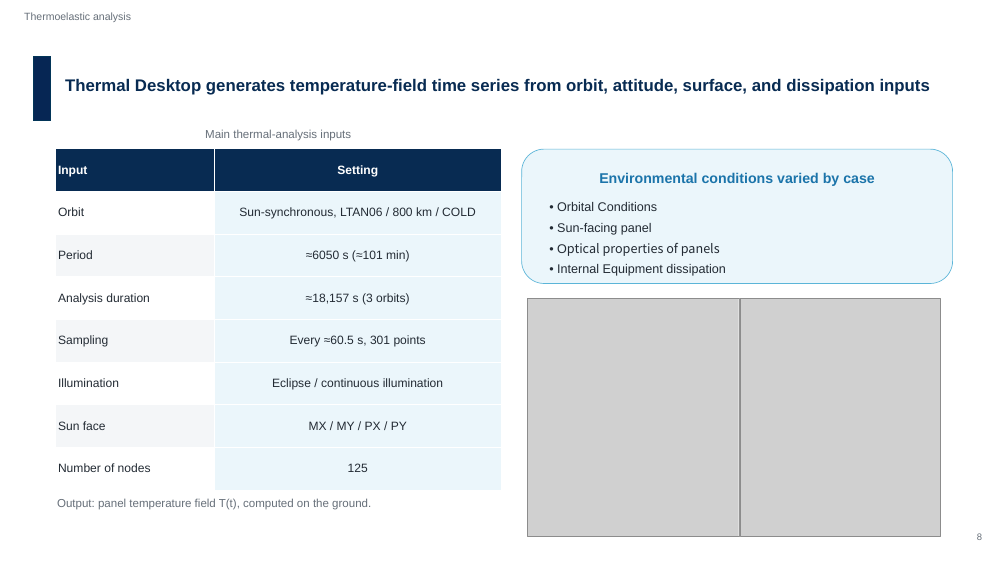
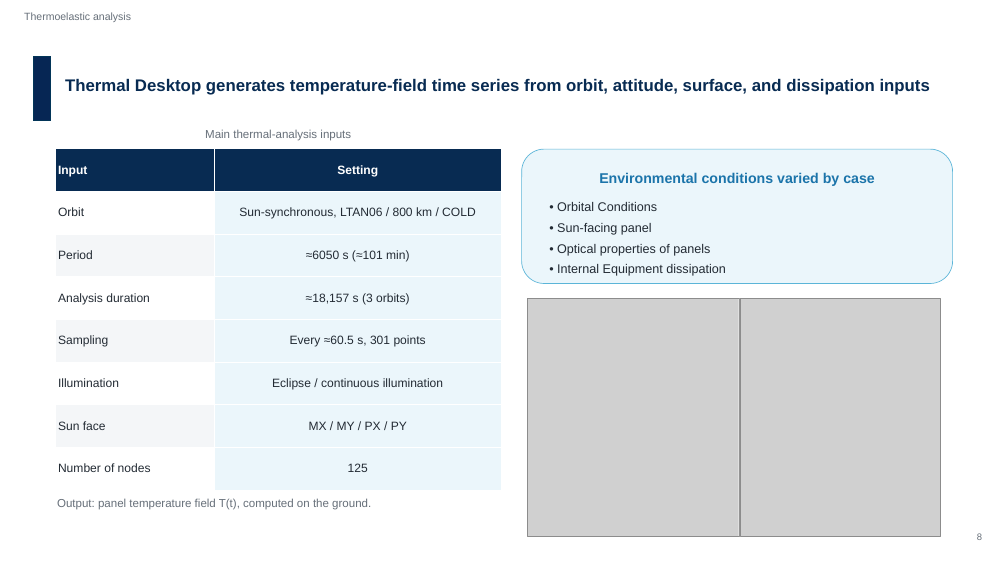
Before and after one commit to Hideki-1029/thermal-deformation-optcomm, a slide deck: slide 9 of papers/ICSO/slides/en_ICSO2026_slides_takamoto.pptx. Drawn at 1008x567 pixels with LibreOffice and Linux fonts; fonts in the diff are those of the drawing; grey boxes stand for pictures; background and template pictures are left out. Boxes give left, top, right and bottom in pixels: in the first picture for what was removed or moved away, otherwise in the second. Text is boxed around its words. In the diff, an @@ line names an element or a change of style, - is before the commit and + after.

```diff
--- a/papers/ICSO/slides/en_ICSO2026_slides_takamoto.pptx
+++ b/papers/ICSO/slides/en_ICSO2026_slides_takamoto.pptx
@@ text at [557,244,710,256]: font Noto Sans CJK JP to Arial in "Optical properties of panels" @@
```
Also in this commit, not shown: 10 other slides changed, 4 slides added, 2 slides removed, 6 other files.
